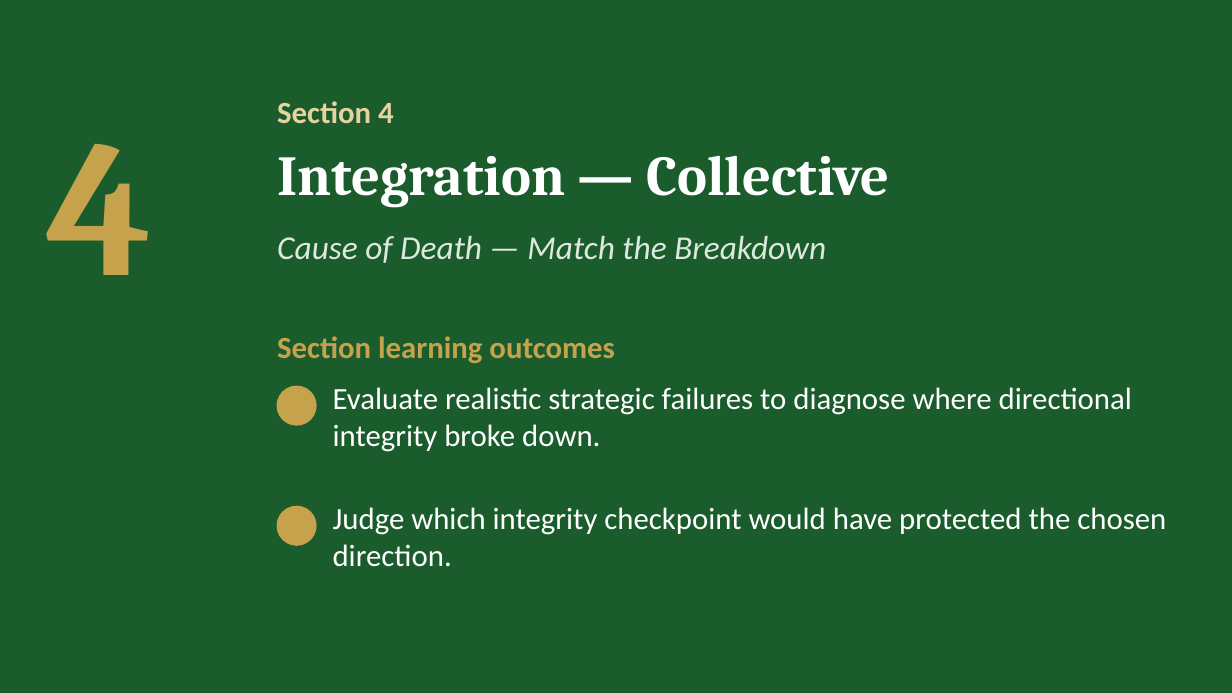
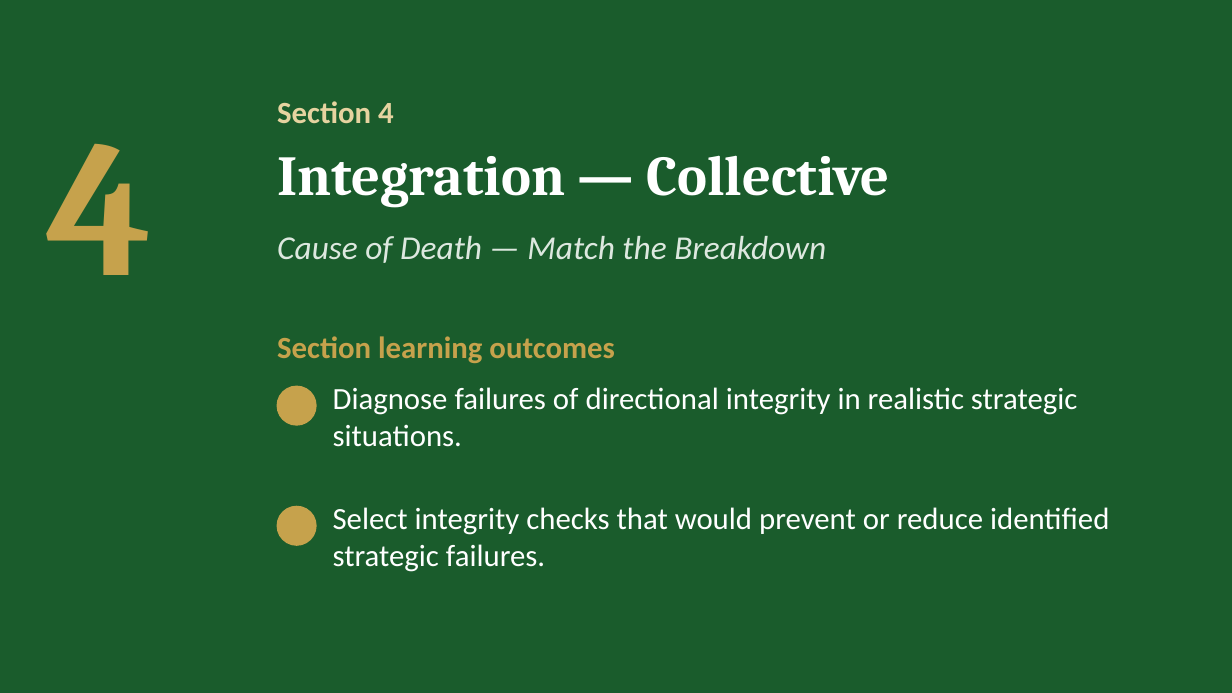
Before and after one commit to IBSL26/ibsl-platform, a slide deck: slide 18 of Unit decks/Unit 04 - Direction Integrity (ABCV-MBT).pptx. Drawn at 1232x693 pixels with LibreOffice and Linux fonts; fonts in the diff are those of the drawing; background and template pictures are left out. Boxes give left, top, right and bottom in pixels: in the first picture for what was removed or moved away, otherwise in the second. Text is boxed around its words. In the diff, an @@ line names an element or a change of style, - is before the commit and + after.

```diff
--- a/Unit decks/Unit 04 - Direction Integrity (ABCV-MBT).pptx
+++ b/Unit decks/Unit 04 - Direction Integrity (ABCV-MBT).pptx
@@ text at (x1=333, y1=387, x2=1077, y2=447): text changed @@
-Evaluate realistic strategic failures to diagnose where directional integrity broke down.
+Diagnose failures of directional integrity in realistic strategic situations.
@@ text at (x1=333, y1=507, x2=1109, y2=572): text changed @@
-Judge which integrity checkpoint would have protected the chosen direction.
+Select integrity checks that would prevent or reduce identified strategic failures.
```
Also in this commit, not shown: 5 other slides changed, 27 other files.
